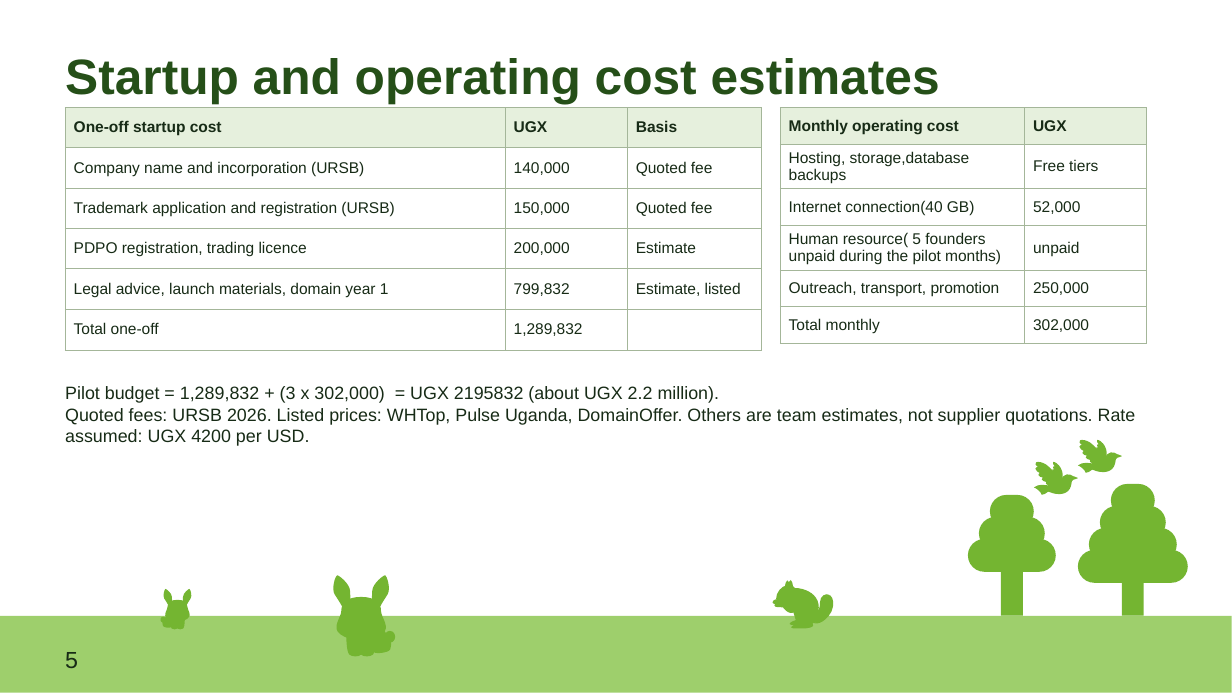
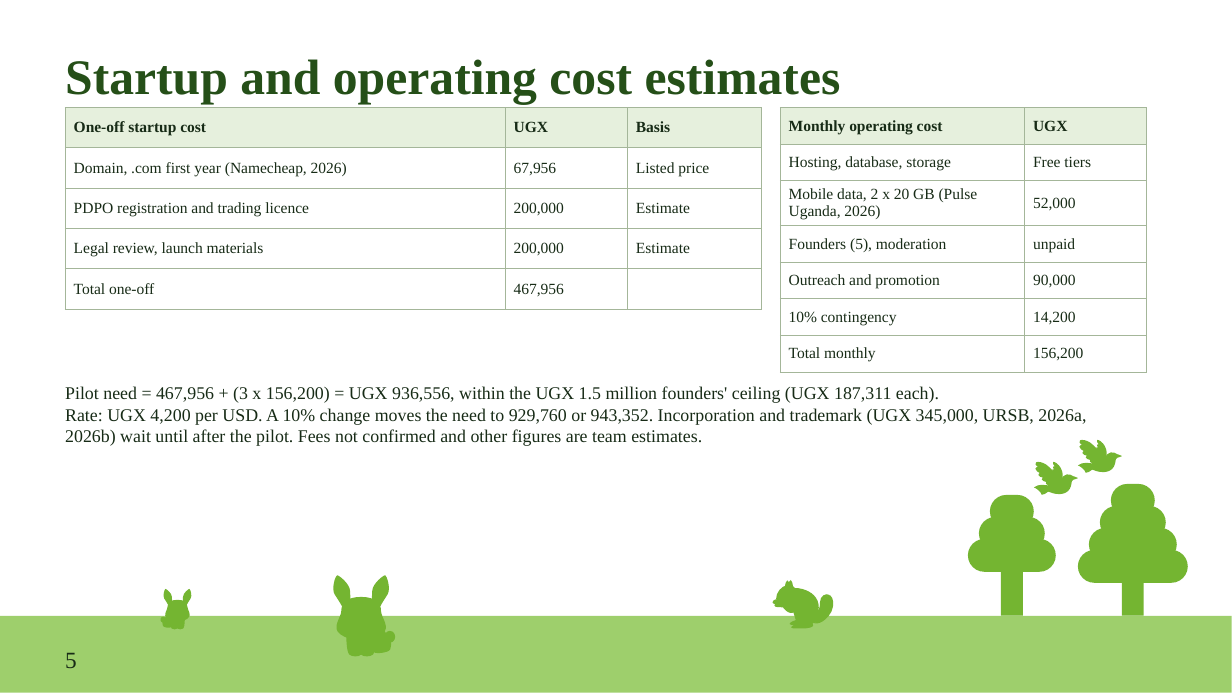
Before and after one commit to ejr-arch/jengaConnect, a slide deck: slide 5 of docs/week3/IST2106_Group06_Phase3_JengaConnect_Venture_Plan.pptx. Drawn at 1232x693 pixels with LibreOffice and Linux fonts; fonts in the diff are those of the drawing. Boxes give left, top, right and bottom in pixels: in the first picture for what was removed or moved away, otherwise in the second. Text is boxed around its words. In the diff, an @@ line names an element or a change of style, - is before the commit and + after.

```diff
--- a/docs/week3/IST2106_Group06_Phase3_JengaConnect_Venture_Plan.pptx
+++ b/docs/week3/IST2106_Group06_Phase3_JengaConnect_Venture_Plan.pptx
@@ text "Startup and operating cost estimates" at (65,59,841,104): font Arial to Times New Roman @@
@@ table at (65,107,761,350) @@
-row 2: Company name and incorporation (URSB) | 140,000 | Quoted fee
-row 3: Trademark application and registration (URSB) | 150,000 | Quoted fee
-row 4: PDPO registration, trading licence | 200,000 | Estimate
-row 5: Legal advice, launch materials, domain year 1 | 799,832 | Estimate, listed
-row 6: Total one-off | 1,289,832 | 
+row 2: Domain, .com first year (Namecheap, 2026) | 67,956 | Listed price
+row 3: PDPO registration and trading licence | 200,000 | Estimate
+row 4: Legal review, launch materials | 200,000 | Estimate
+row 5: Total one-off | 467,956 | 
@@ table at (780,107,1147,366) @@
-row 2: Hosting, storage,database backups | Free tiers
-row 3: Internet connection(40 GB) | 52,000
-row 4: Human resource( 5 founders unpaid during the pilot months) | unpaid
-row 5: Outreach, transport, promotion | 250,000
-row 6: Total monthly | 302,000
+row 2: Hosting, database, storage | Free tiers
+row 3: Mobile data, 2 x 20 GB (Pulse Uganda, 2026) | 52,000
+row 4: Founders (5), moderation | unpaid
+row 5: Outreach and promotion | 90,000
+row 6: 10% contingency | 14,200
+row 7: Total monthly | 156,200
@@ text at (65,386,1086,446): text changed; font Arial to Times New Roman @@
-Pilot budget = 1,289,832 + (3 x 302,000) = UGX 2195832 (about UGX 2.2 million).
-Quoted fees: URSB 2026. Listed prices: WHTop, Pulse Uganda, DomainOffer. Others are team estimates, not supplier quotations. Rate assumed: UGX 4200 per USD.
+Pilot need = 467,956 + (3 x 156,200) = UGX 936,556, within the UGX 1.5 million founders' ceiling (UGX 187,311 each).
+Rate: UGX 4,200 per USD. A 10% change moves the need to 929,760 or 943,352. Incorporation and trademark (UGX 345,000, URSB, 2026a, 2026b) wait until after the pilot. Fees not confirmed and other figures are team estimates.
@@ text "5" at (65,653,77,668): font Arial to Times New Roman @@
```
Also in this commit, not shown: 8 other slides changed, 1 slide added, 1 slide removed, 17 other files.
